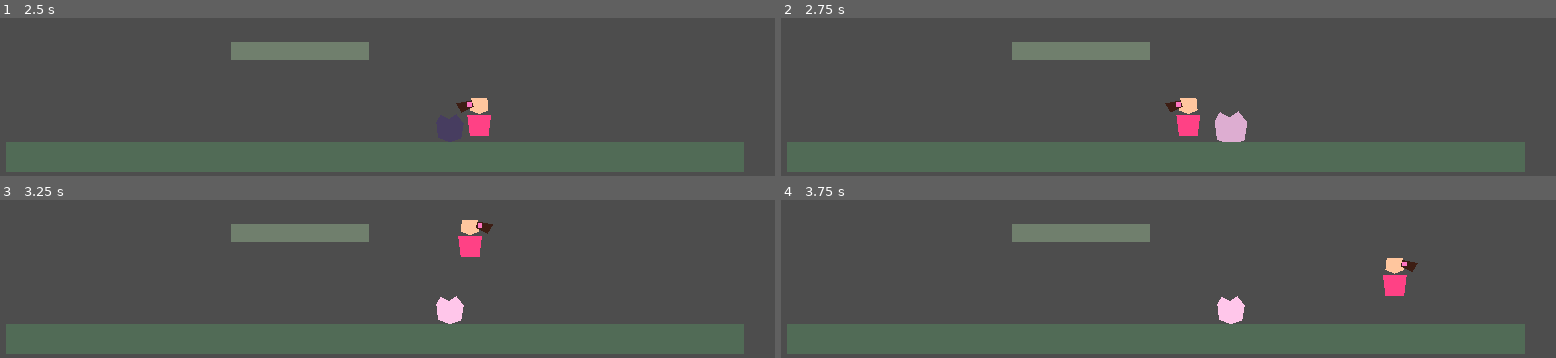
Above: before the commit, frames 1-4 (two rows, left to right).
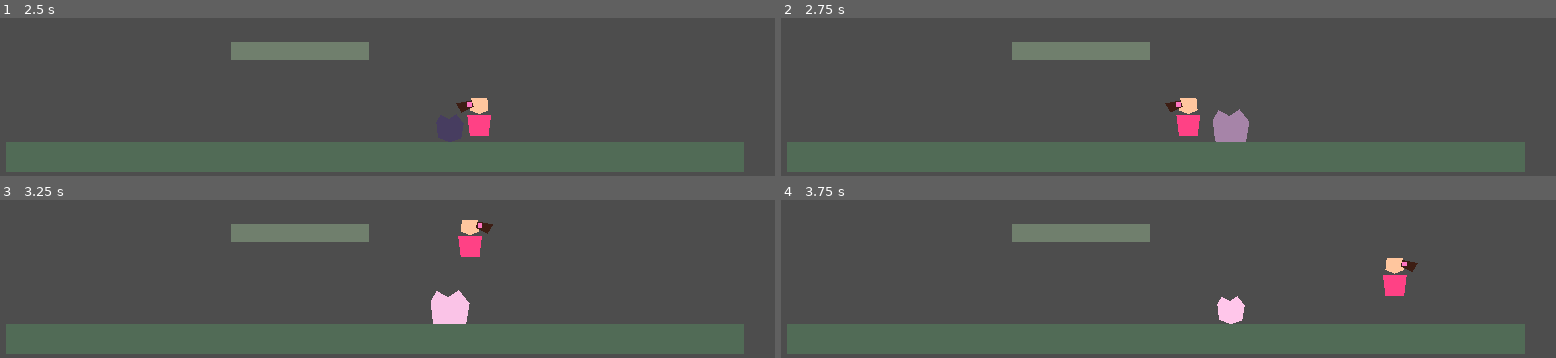
Above: after the commit, the same moments.

Repository: MarcosGiannini/ines-game
Game: Godot game, scene res://scenes/test/MovementTestRoom.tscn
Two runs of this game, one before a commit and one after it. Both use one fixed random seed, a clock stepped at 60 frames per second and the inputs below.
Inputs:
- Up to frame 1 (2.5 s): hold D (move_right) 0.53-2.03 s; tap Space (jump) at 0.77, 1.52 s; hold A (move_left) from 2.03 s (still down)
- Up to frame 2 (2.75 s): keep holding A (move_left)
- Up to frame 3 (3.25 s): release A (move_left) at 2.78 s; hold D (move_right) from 2.78 s (still down); tap Space (jump) at 3.02 s
- Up to frame 4 (3.75 s): keep holding D (move_right)

Frame 1 is identical in both runs. In frame 2, 0.8% of the frame differs, in the area x 55-61%, y 57-79%; in frame 3, 0.4%; in frame 4, nothing differs.

Commit message:
Phase 4: Enemy Transformation - Iteration 2 (Slower + More Dramatic)
Adjusted transformation parameters:
- Duration: 0.5s → 1.0s (2x slower for deliberate feel)
- Scale peak: 1.2 → 1.5 (50% bigger expansion for impact)

Result: Enemies now transform more slowly with greater visual impact,
creating a more "epic" and memorable transformation experience.

Diff:
--- a/scripts/enemies/enemy_base.gd
+++ b/scripts/enemies/enemy_base.gd
@@ -10,7 +10,7 @@
 }
 
 @export var required_flow_strength: float = 0.35
-@export var transform_duration: float = 0.5
+@export var transform_duration: float = 1.0
 @export var transform_color: Color = Color(1.0, 0.78, 0.92, 1.0)
 
 var state: State = State.ACTIVE
@@ -54,7 +54,7 @@
 	var scale_tween = create_tween()
 	scale_tween.set_trans(Tween.TRANS_CUBIC)
 	scale_tween.set_ease(Tween.EASE_OUT)
-	scale_tween.tween_property(self, "scale", _original_scale * 1.2, transform_duration * 0.7)
+	scale_tween.tween_property(self, "scale", _original_scale * 1.5, transform_duration * 0.7)
 	scale_tween.tween_property(self, "scale", _original_scale, transform_duration * 0.3)
 
 	# Disable collision after transformation
